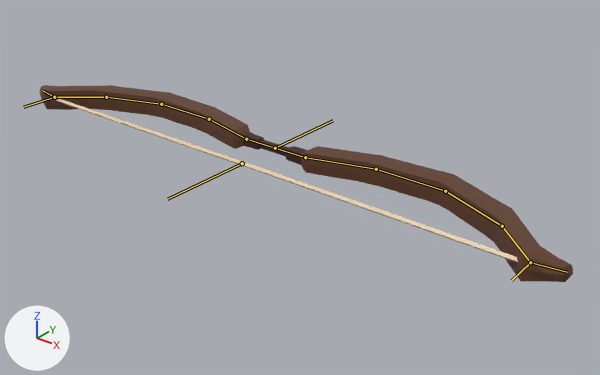
The Blender file Art/bow.blend as it was, and as the next commit left it.
Both versions are drawn from a camera (50 mm lens) standing at (5.13, -6.0, 3.37) and looking at (0.77, -0.55, -0.01). Every picture has the same lights, and +X, +Y and +Z are marked at lower left. The bones that bend it are drawn over the model as lines.
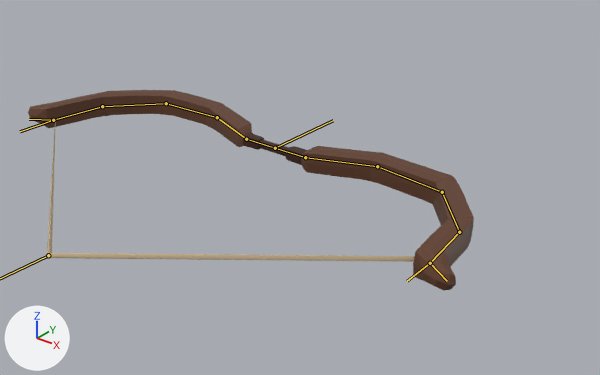
The newer file adds an action. The first version stands in its rest pose; the second is drawn at frame 15 of the action 'ArmatureAction'.

What differs and where, as boxes (x1, y1, x2, y2) in the pictures (600 x 375 px):
'Cube', posed (16% narrower): before (39, 85, 573, 282); after (28, 90, 474, 290)
'Cube.001', posed (20% narrower, 13% shorter): before (56, 99, 518, 262); after (47, 120, 415, 262)

Patch to the scene script:
```diff
--- a/Art/bow.blend.py
+++ b/Art/bow.blend.py
@@ bone_string @@
 bone_string = bpy.data.objects['Armature'].pose.bones['string']  # child of 'main'
-bone_string.location = (0.0, 0.0, 0.0)
+bone_string.location = (0.0, 2.28, 0.0)
```
